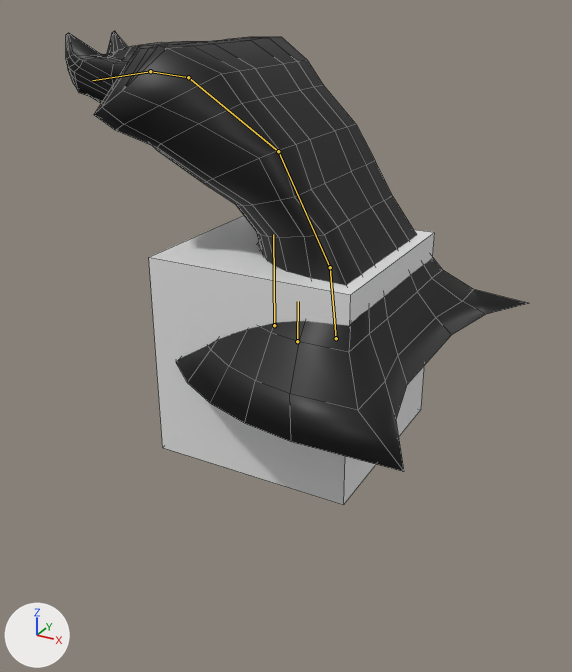
A saved change to the Blender file Dan Lab/Boss.blend.
One viewpoint serves both versions: a 50 mm lens placed at (9.45, -17.86, -2.15), pointed at (-0.1, -0.5, -10.83). Arrows for +X, +Y and +Z are at lower left; the lights stay in place. Both versions are drawn at frame 12 of the action 'Fall'; the numbers are the values there. The bones that bend it are drawn over the model as lines. Mesh edges are drawn as thin lines.

In view in the first picture: 'Cube', 'Head'.
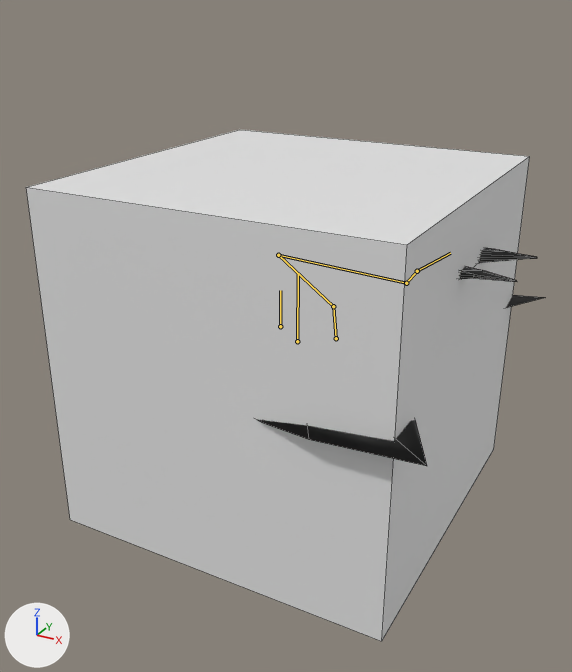
Where the change shows, as pixel boxes [x1, y1, x2, y2] in the pictures (572 x 672 px):
'Cube', posed (76% wider, 77% taller)
    before: [149, 216, 435, 505]
    after: [26, 130, 530, 641]
'Head', posed
    before: [66, 31, 529, 472]
    after: [258, 248, 546, 466]
bone 'Base', root to tip
    before: (336, 338) to (330, 267)
    after: (336, 338) to (333, 306)
bone 'Spine01', root to tip
    before: (330, 267) to (278, 151)
    after: (333, 306) to (278, 255)
bone 'Spine02', root to tip
    before: (278, 151) to (188, 77)
    after: (278, 255) to (406, 283)
bone 'Neck', root to tip
    before: (188, 77) to (150, 71)
    after: (406, 283) to (417, 271)
bone 'Head', root to tip
    before: (150, 71) to (92, 80)
    after: (417, 271) to (450, 253)
bone 'Cloak', root to tip
    before: (274, 325) to (273, 234)
    after: (280, 326) to (280, 290)
bone 'Bone', root to tip
    before: (297, 341) to (298, 301)
    after: (297, 341) to (298, 273)

The edits, one by one:
Bone 'Base' (bone_base) is rescaled from (1.0, 0.56, 1.0) to (0.99, 0.26, 1.0).
Bone 'Spine01' (bone_spine01) turns from (0, 0, 20) to (0, 0, 24) degrees about its own x, y and z.
Bone 'Spine02' (bone_spine02) turns from (0, 0, 22) to (0, 0, -140) degrees about its own x, y and z.
Bone 'Neck' (bone_neck) turns from (0, 0, -13) to (0, 0, 61) degrees about its own x, y and z.
Bone 'Head' (bone_head) turns from (0, 0, 25) to (0, 0, -10) degrees about its own x, y and z.
Bone 'Cloak' (bone_cloak) moves from (-0.026, 0.0, 0.0) to (0.0, 0.0, 0.0).
Bone 'Cloak' (bone_cloak) is rescaled from (1.0, 0.74, 1.0) to (1.0, 0.3, 1.0).
Bone 'Bone' (bone_bone) is rescaled from (0.5, 0.5, 0.5) to (0.84, 0.84, 0.84).
